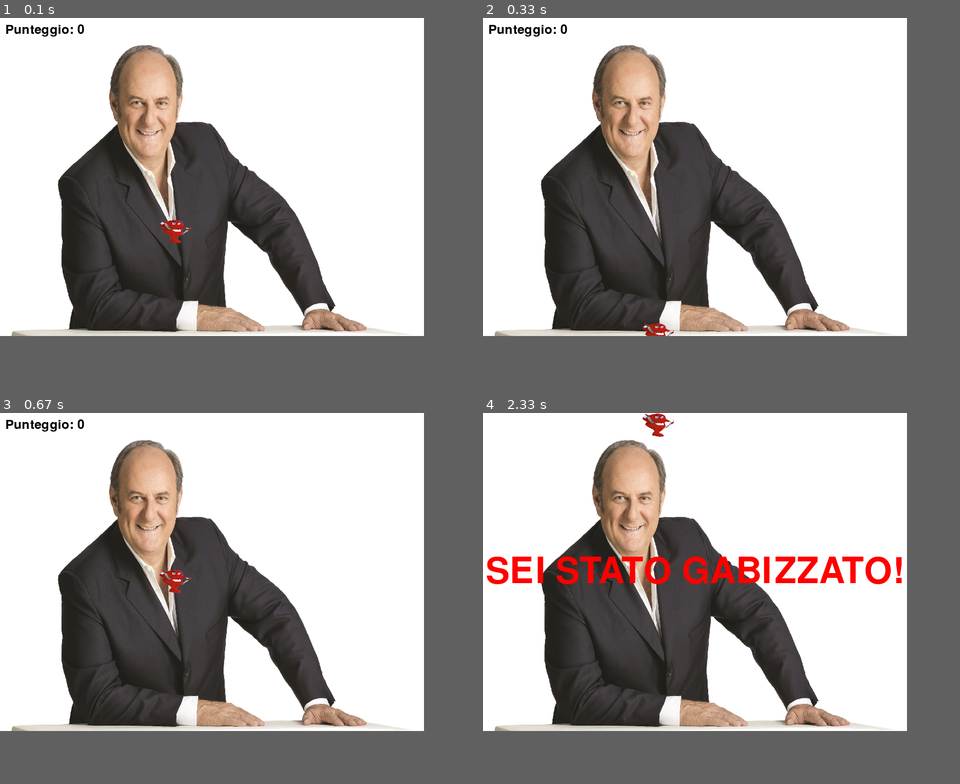
Above: before the commit, frames 1-4 (two rows, left to right).
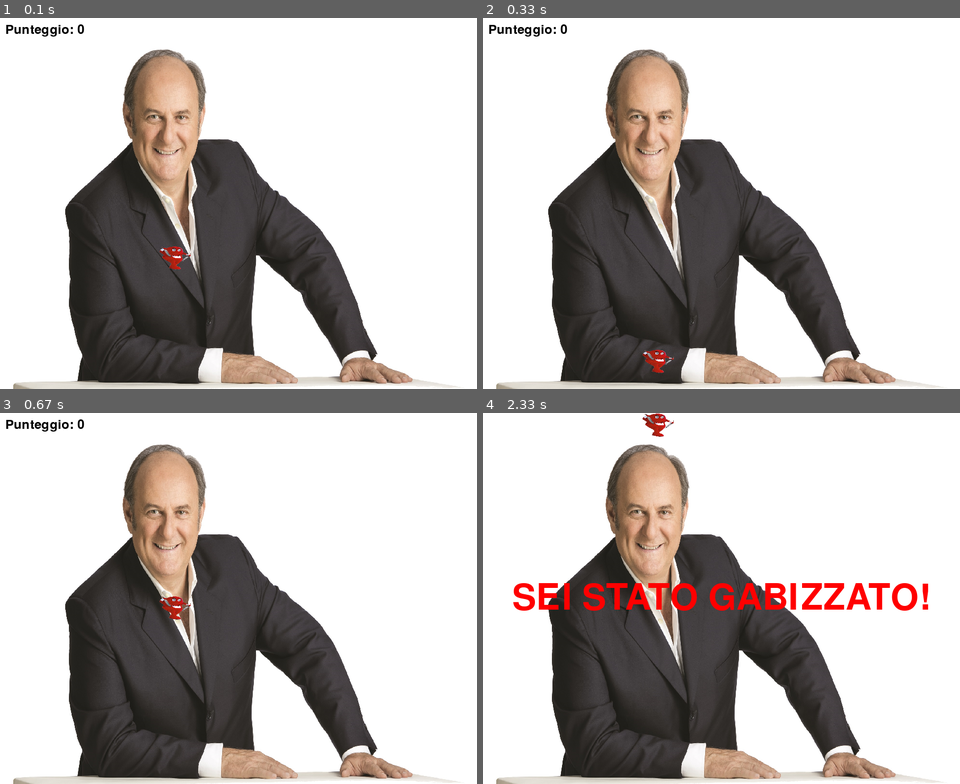
Above: after the commit, the same moments.

Repository: EdoLovascio/ProgettoConsole3AS
Game: pygame game, started from Gabibbo Borioni Vietri/GabibboFly.py
The game is run twice, just before and just after one commit, with the same random seed, the same clock (stepped at 60 frames per second) and the same inputs.
Inputs:
- Up to frame 1 (0.1 s): no input
- Up to frame 2 (0.33 s): no input
- Up to frame 3 (0.67 s): hold Up from 0.33 s (still down)
- Up to frame 4 (2.33 s): release Up at 0.8 s; hold Up 0.83-1.2 s; hold Up 1.23-1.53 s; hold Up 1.57-1.93 s; hold Up 1.97-2.27 s
In our replay, the window is 800x600 before the commit and 900x700 after it. These sizes can differ from the game's own. Grey fills any space a smaller window leaves; there, only what the larger window draws over its background counts as a difference.

The runs differ from the first frame. In frame 1, 24% of the frame differs, in the area x 2-97%, y 7-100%; in frame 2, 24%; in frame 3, 24%; in frame 4, 28%, in the area x 0-97%, y 7-100%.

Commit message:
Update GabibboFly.py
cambio dimensioni finestra di gioco (800,600 --> 900,700)

Diff:
--- a/Gabibbo Borioni Vietri/GabibboFly.py
+++ b/Gabibbo Borioni Vietri/GabibboFly.py
@@ -6,8 +6,8 @@
 pygame.init()
 
 #dimensioni dello schermo
-SCREEN_WIDTH = 800
-SCREEN_HEIGHT = 600
+SCREEN_WIDTH = 900
+SCREEN_HEIGHT = 700
 
 #impostazione del display
 screen = pygame.display.set_mode((SCREEN_WIDTH, SCREEN_HEIGHT))
